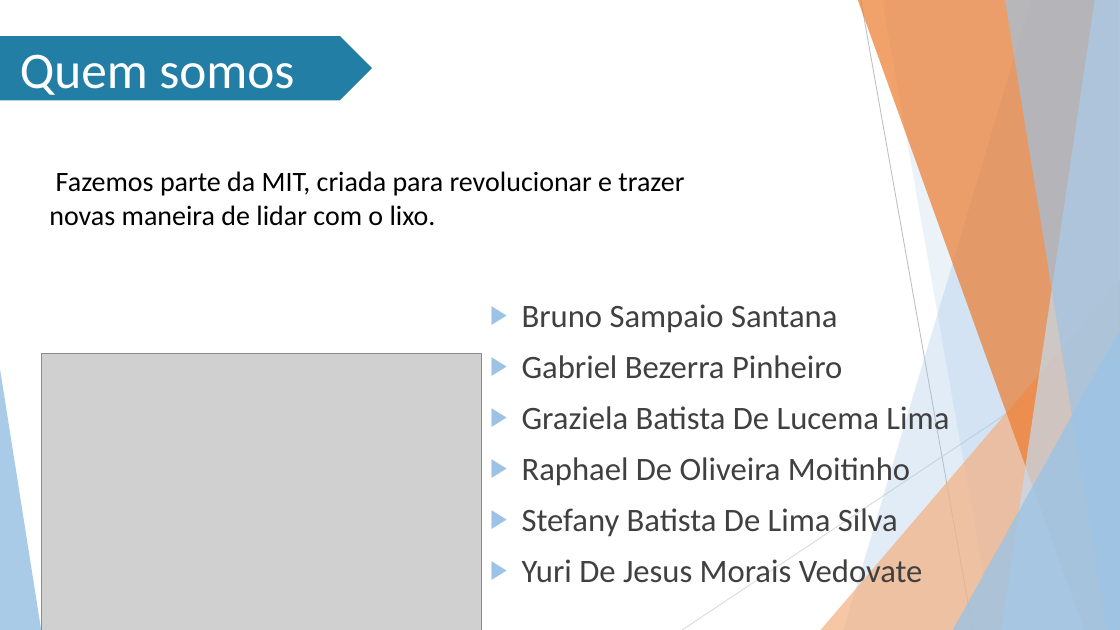
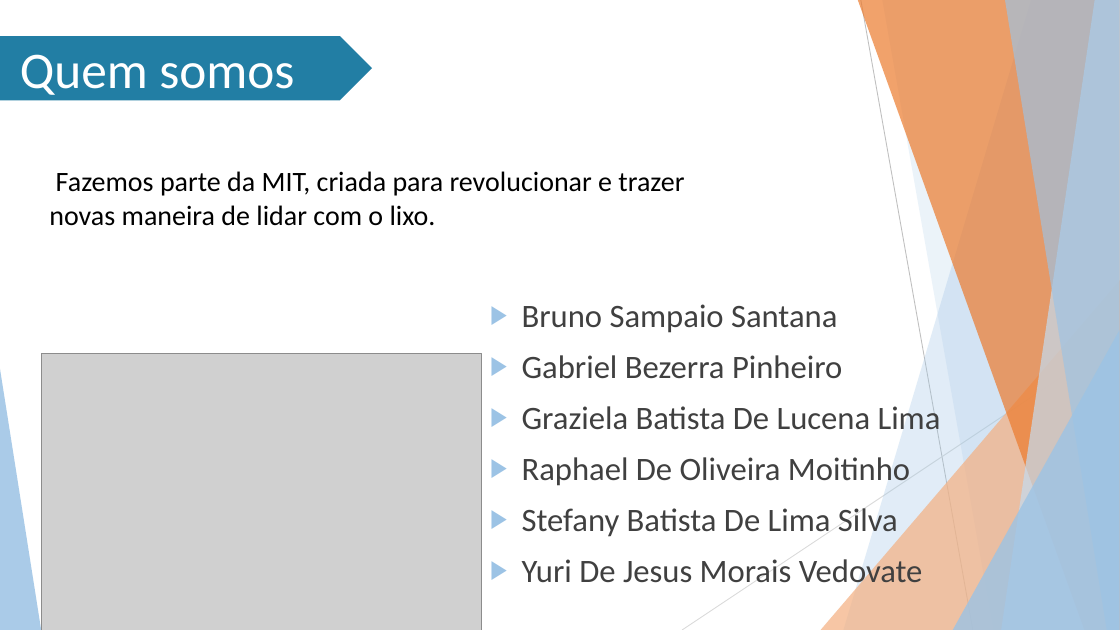
Before and after one commit to Stefany-hub/Projeto2.0, a slide deck: slide 2 of apresentação/MIT PPT (Projeto 2.0).pptx. Drawn at 1120x630 pixels with LibreOffice and Linux fonts; fonts in the diff are those of the drawing; grey boxes stand for pictures; background and template pictures are left out. Boxes give left, top, right and bottom in pixels: in the first picture for what was removed or moved away, otherwise in the second. Text is boxed around its words. In the diff, an @@ line names an element or a change of style, - is before the commit and + after.

Commit message:
ppt

```diff
--- a/apresentação/MIT PPT (Projeto 2.0).pptx
+++ b/apresentação/MIT PPT (Projeto 2.0).pptx
@@ text at box(522, 403, 941, 438): text changed @@
-▶ Graziela Batista De Lucema Lima
+▶ Graziela Batista De Lucena Lima
```
Also in this commit, not shown: 3 other slides changed, 1 slide added.
